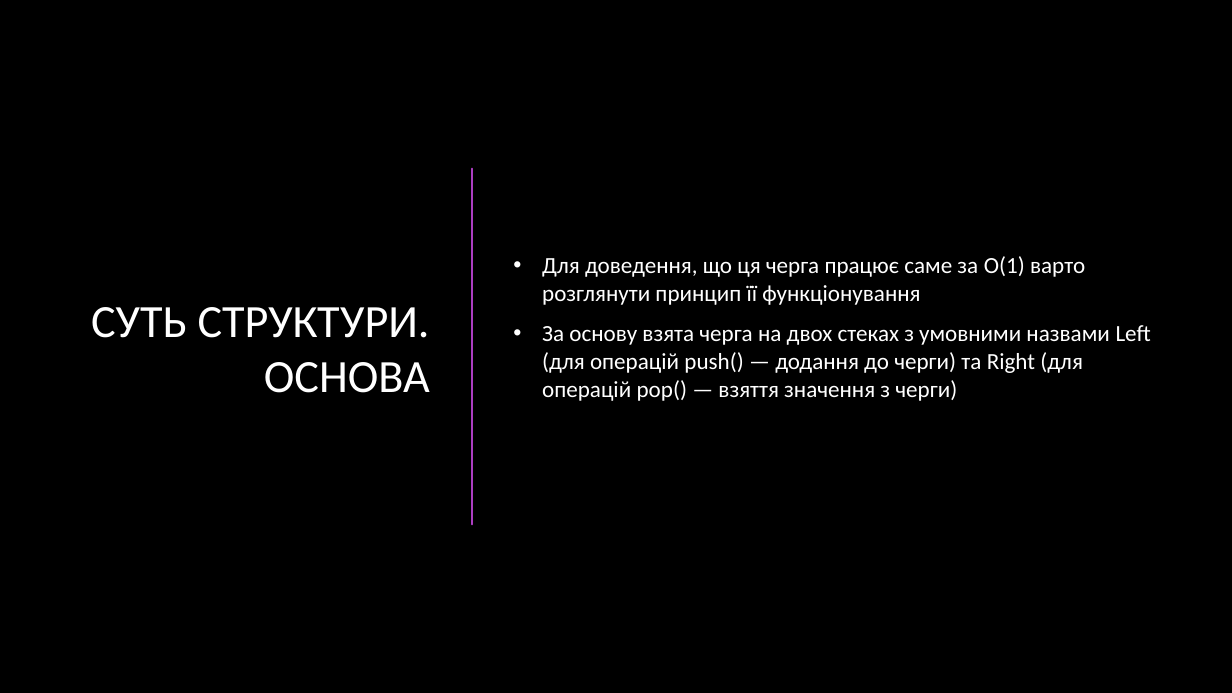
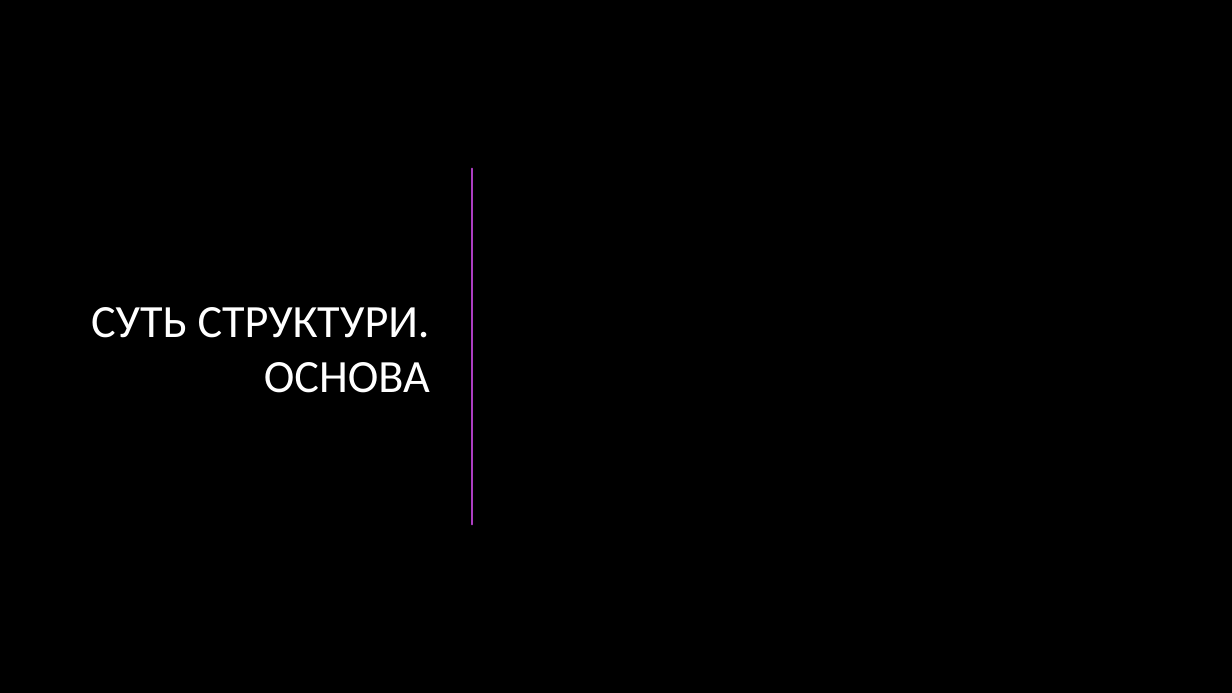
Before and after one commit to Tivikrat/algo-17-project, a slide deck: slide 4 of Presentation/Черга за O(1) на шести стеках.pptx. Drawn at 1232x693 pixels with LibreOffice and Linux fonts; fonts in the diff are those of the drawing; grey boxes stand for pictures; background and template pictures are left out. Boxes give left, top, right and bottom in pixels: in the first picture for what was removed or moved away, otherwise in the second. Text is boxed around its words. In the diff, an @@ line names an element or a change of style, - is before the commit and + after.

```diff
--- a/Presentation/Черга за O(1) на шести стеках.pptx
+++ b/Presentation/Черга за O(1) на шести стеках.pptx
@@ text removed at (x1=542, y1=256, x2=1151, y2=401) @@
-• Для доведення, що ця черга працює саме за O(1) варто розглянути принцип її функціонування
-• За основу взята черга на двох стеках з умовними назвами Left (для операцій push() — додання до черги) та Right (для операцій pop() — взяття значення з черги)
```
Also in this commit, not shown: 8 other slides changed, 1 slide added.
